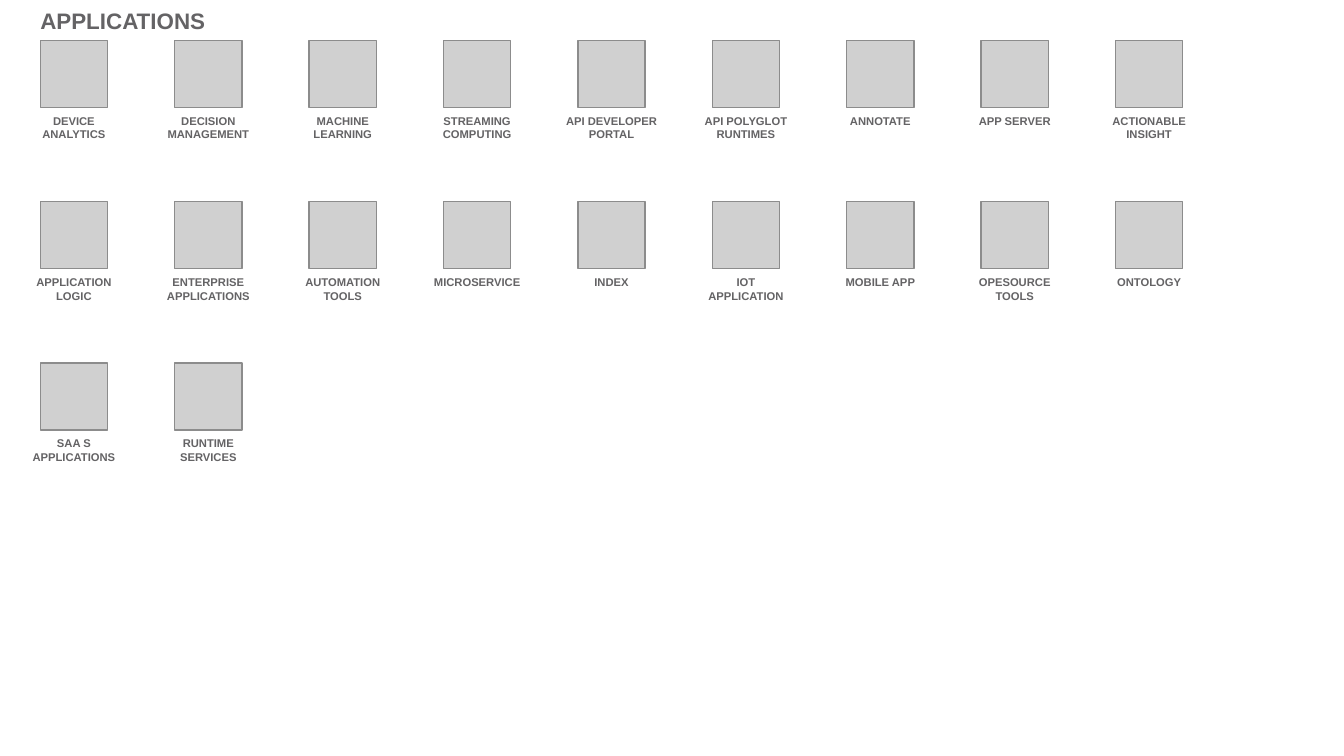
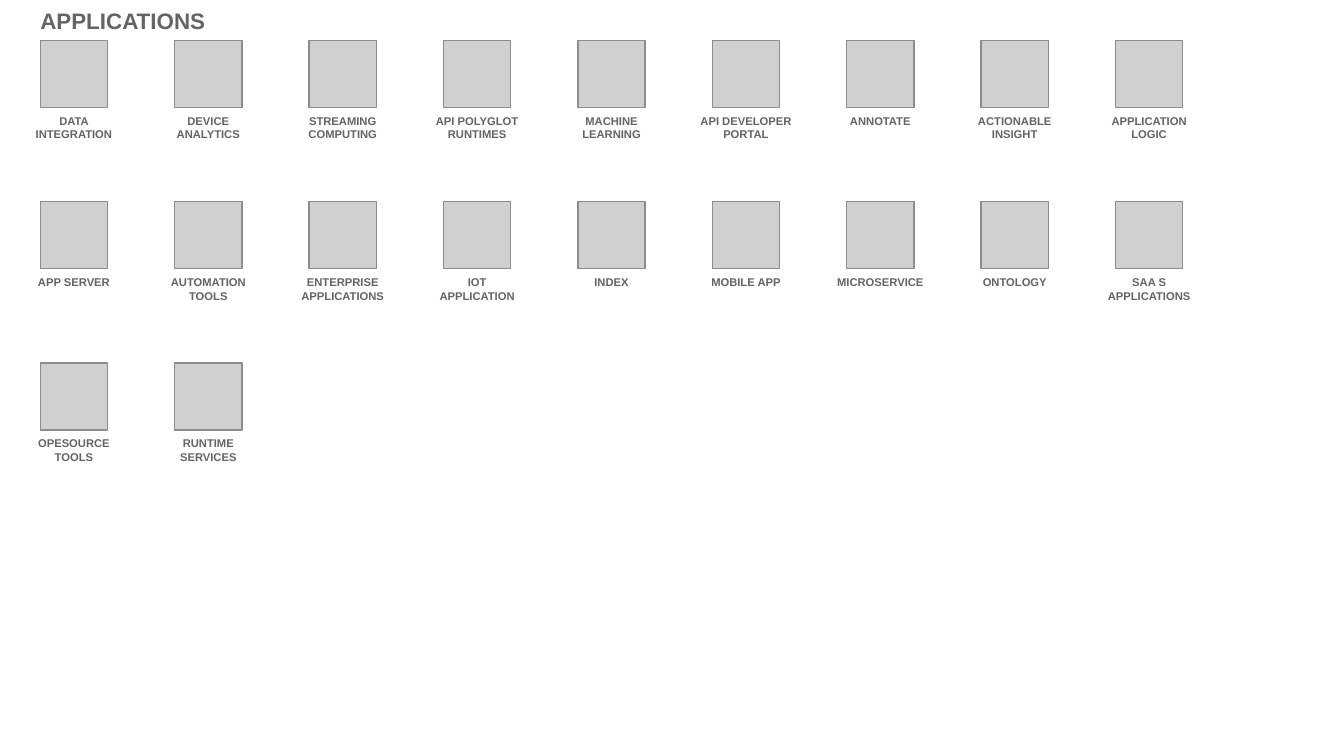
Before and after one commit to l2fprod/myarchitecture, a slide deck: slide 14 of mycatalog-architecture-diagram-template.pptx. Drawn at 1344x756 pixels with LibreOffice and Linux fonts; fonts in the diff are those of the drawing; grey boxes stand for pictures. Boxes give left, top, right and bottom in pixels: in the first picture for what was removed or moved away, otherwise in the second. Text is boxed around its words. In the diff, an @@ line names an element or a change of style, - is before the commit and + after.

Commit message:
new deck

```diff
--- a/mycatalog-architecture-diagram-template.pptx
+++ b/mycatalog-architecture-diagram-template.pptx
@@ text added at (36,117,112,138), 6 pt, text #646365, bold @@
+DATA INTEGRATION
@@ text removed at (168,117,250,138) @@
-DECISION MANAGEMENT
@@ text "API POLYGLOT RUNTIMES": place and size @@
-text "API POLYGLOT RUNTIMES" at (705,117,787,138)
+text "API POLYGLOT RUNTIMES" at (436,117,519,138)
@@ text "MACHINE LEARNING": place and size @@
-text "MACHINE LEARNING" at (313,117,371,138)
+text "MACHINE LEARNING" at (582,117,640,138)
@@ text removed at (979,117,1051,125) @@
-APP SERVER
@@ text added at (1112,117,1187,138), 6 pt, text #646365, bold @@
+APPLICATION LOGIC
@@ text at (38,278,110,286): text changed @@
-APPLICATION LOGIC
+APP SERVER
@@ 3 texts: place and size @@
-3 texts at (42,117,657,300)
+3 texts at (177,117,791,300)
@@ text at (440,278,515,300): text changed @@
-MICROSERVICE
+IOT APPLICATION
@@ text removed at (708,278,783,300) @@
-IOT APPLICATION
@@ text added at (837,278,923,286), 6 pt, text #646365, bold @@
+MICROSERVICE
@@ 5 texts: place and size @@
-5 texts at (305,117,1185,300)
+5 texts at (171,117,1051,300)
@@ text removed at (979,278,1051,300) @@
-OPESOURCE TOOLS
@@ text added at (1108,278,1191,300), 6 pt, text #646365, bold @@
+SAA S APPLICATIONS
@@ text at (38,439,110,461): text changed @@
-SAA S APPLICATIONS
+OPESOURCE TOOLS
```
Also in this commit, not shown: 11 other slides changed, 1 slide added, 1 slide removed.
